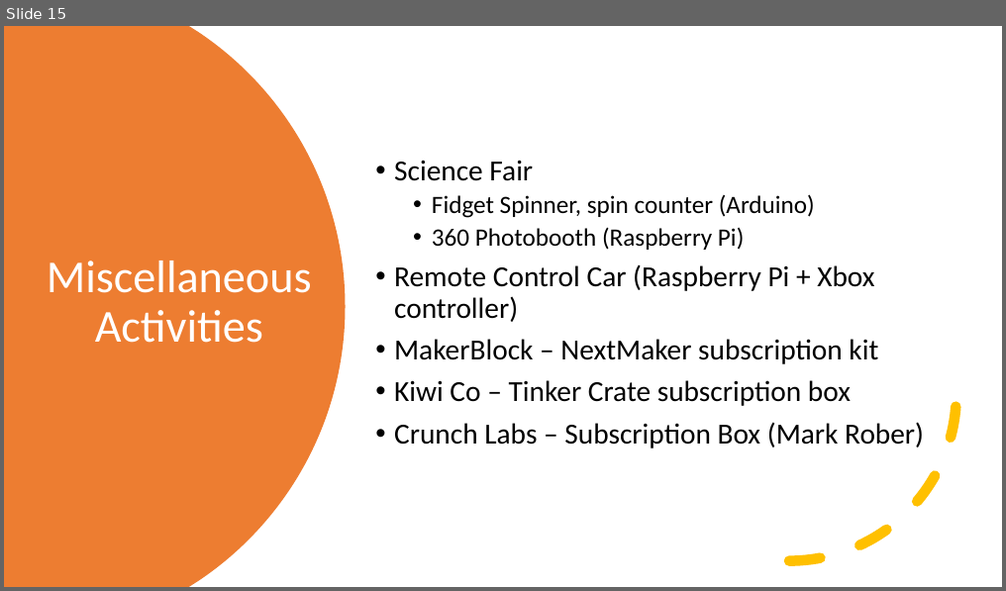
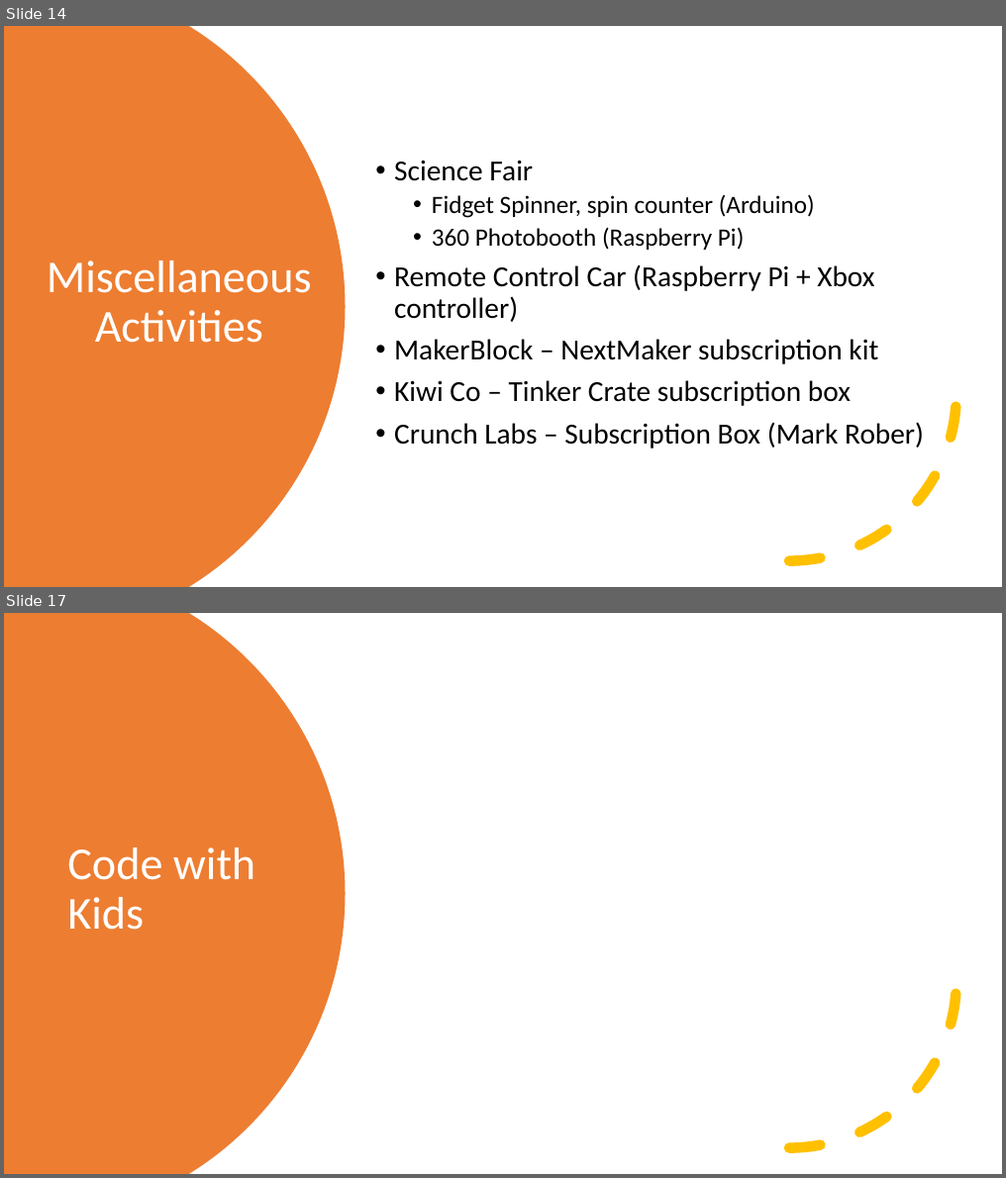
Before and after one commit to kevmoens/ThatConference2022, a slide deck: ThatConference2022.pptx. Shown one above the other, each under a label of ours: slide 15 before the commit, slides 14 and 17 after it; the slides between them are not shown. The pictures are 1006x591 and 1006x1178 pixels, drawn with LibreOffice and Linux fonts; fonts in the diff are those of the drawing. Boxes give left, top, right and bottom in pixels: in the first picture for what was removed or moved away, otherwise in the second. Text is boxed around its words. In the diff, an @@ line names an element or a change of style, - is before the commit and + after.

```diff
--- a/ThatConference2022.pptx
+++ b/ThatConference2022.pptx
@@ slide 17 added at [4, 613, 1002, 1174], background #FFFFFF @@
@@ freeform shape added at [4, 613, 346, 1174], fill #ED7D31 @@
@@ arc (boxed as its full ellipse) added at [623, 814, 957, 1149], outline #FFC000 10 pt dashed @@
@@ title added at [67, 848, 255, 930], 44 pt, text #FFFFFF @@
+Code with Kids
@@ what was slide 15 is now slide 14 @@
```
Also in this commit, not shown: 1 slide changed, 12 other slides added, 4 slides removed, 2 other files.
